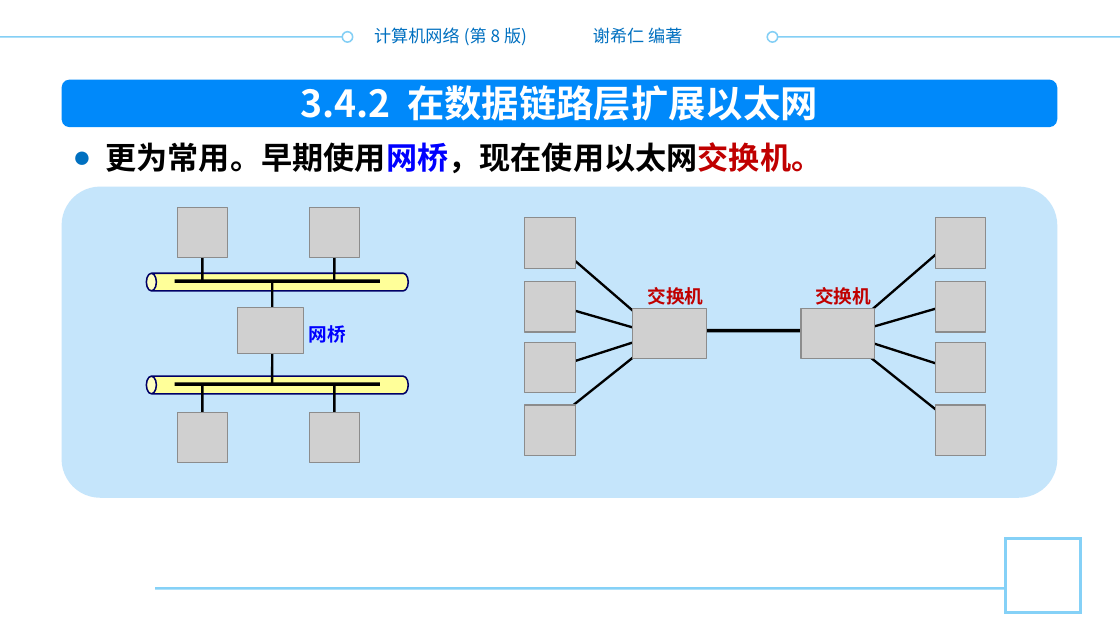
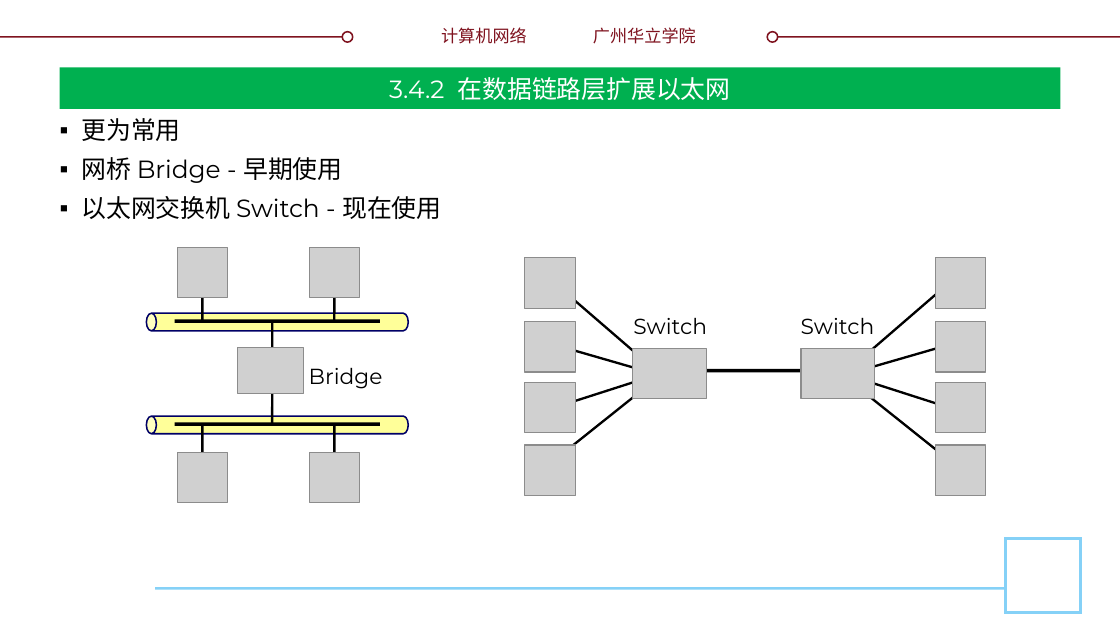
Before and after one commit to glplaman/glplaman.github.io, a slide deck: slide 99 of network/ppt/chap3.pptx. Drawn at 1120x630 pixels with LibreOffice and Linux fonts; fonts in the diff are those of the drawing; grey boxes stand for pictures; background and template pictures are left out. Boxes give left, top, right and bottom in pixels: in the first picture for what was removed or moved away, otherwise in the second. Text is boxed around its words. In the diff, an @@ line names an element or a change of style, - is before the commit and + after.

```diff
--- a/network/ppt/chap3.pptx
+++ b/network/ppt/chap3.pptx
@@ text at (441, 27, 527, 44): text changed; text colour #0070C0 to #7F131F @@
-计算机网络 (第 8 版)
+计算机网络
@@ text at (593, 27, 696, 44): text changed; text colour #0070C0 to #7F131F @@
-谢希仁 编著
+广州华立学院
@@ line (0, 37) - (353, 37): stroke #84CFF5 1 pt to #7F131F 1 pt @@
@@ ellipse at (343, 31, 353, 41): outline #84CFF5 1 pt to #7F131F 1 pt @@
@@ ellipse at (767, 31, 777, 41): outline #84CFF5 1 pt to #7F131F 1 pt @@
@@ line (767, 37) - (1120, 37): stroke #84CFF5 1 pt to #7F131F 1 pt @@
@@ title "3.4.2 在数据链路层扩展以太网": place and size @@
-title "3.4.2 在数据链路层扩展以太网" at (300, 79, 818, 121)
+title "3.4.2 在数据链路层扩展以太网" at (59, 67, 1061, 109)
@@ title "3.4.2 在数据链路层扩展以太网" at (59, 67, 1061, 109): size 24 to 16 pt, font Noto Sans CJK SC to Montserrat, bold off; vertical alignment top to middle; fill none to #00B050 @@
@@ rounded rectangle removed at (62, 80, 1057, 128) @@
@@ text added at (82, 118, 441, 219), 16 pt, text #000000 @@
+▪ 更为常用
+▪ 网桥 Bridge - 早期使用
+▪ 以太网交换机 Switch - 现在使用
@@ text removed at (105, 142, 822, 173) @@
-● 更为常用。早期使用网桥，现在使用以太网交换机。
@@ rounded rectangle removed at (62, 187, 1057, 498) @@
@@ 17 lines, 15 pictures, 2 cylinders: place and size @@
-17 lines, 15 pictures, 2 cylinders at (147, 208, 986, 463)
+17 lines, 15 pictures, 2 cylinders at (147, 248, 986, 503)
@@ text at (633, 317, 707, 334): text changed; size 12 to 14 pt; font Noto Sans CJK SC to Montserrat; text colour #C00000 to #000000; bold off @@
-交换机
+Switch
@@ text at (801, 317, 875, 334): text changed; size 12 to 14 pt; font Noto Sans CJK SC to Montserrat; text colour #C00000 to #000000; bold off @@
-交换机
+Switch
@@ text at (309, 367, 383, 389): text changed; size 12 to 14 pt; font Noto Sans CJK SC to Montserrat; text colour #0000FF to #000000; bold off @@
-网桥
+Bridge
```
Also in this commit, not shown: 148 other slides changed, 2 slides added, 2 slides removed, 9 other files.
